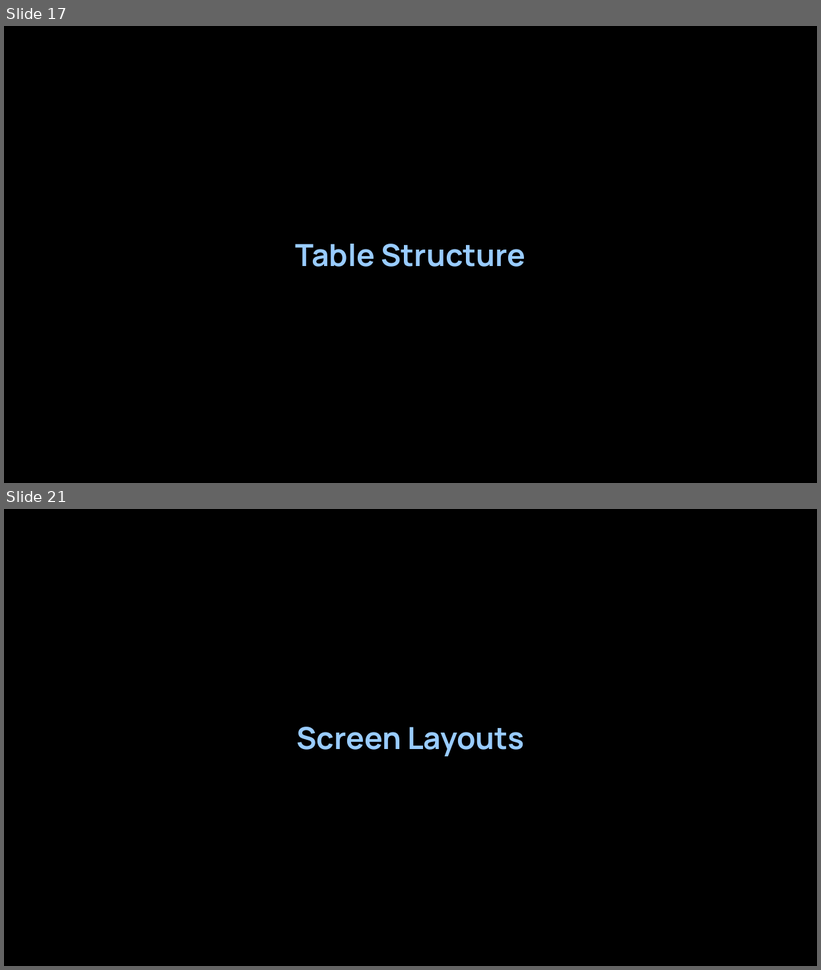
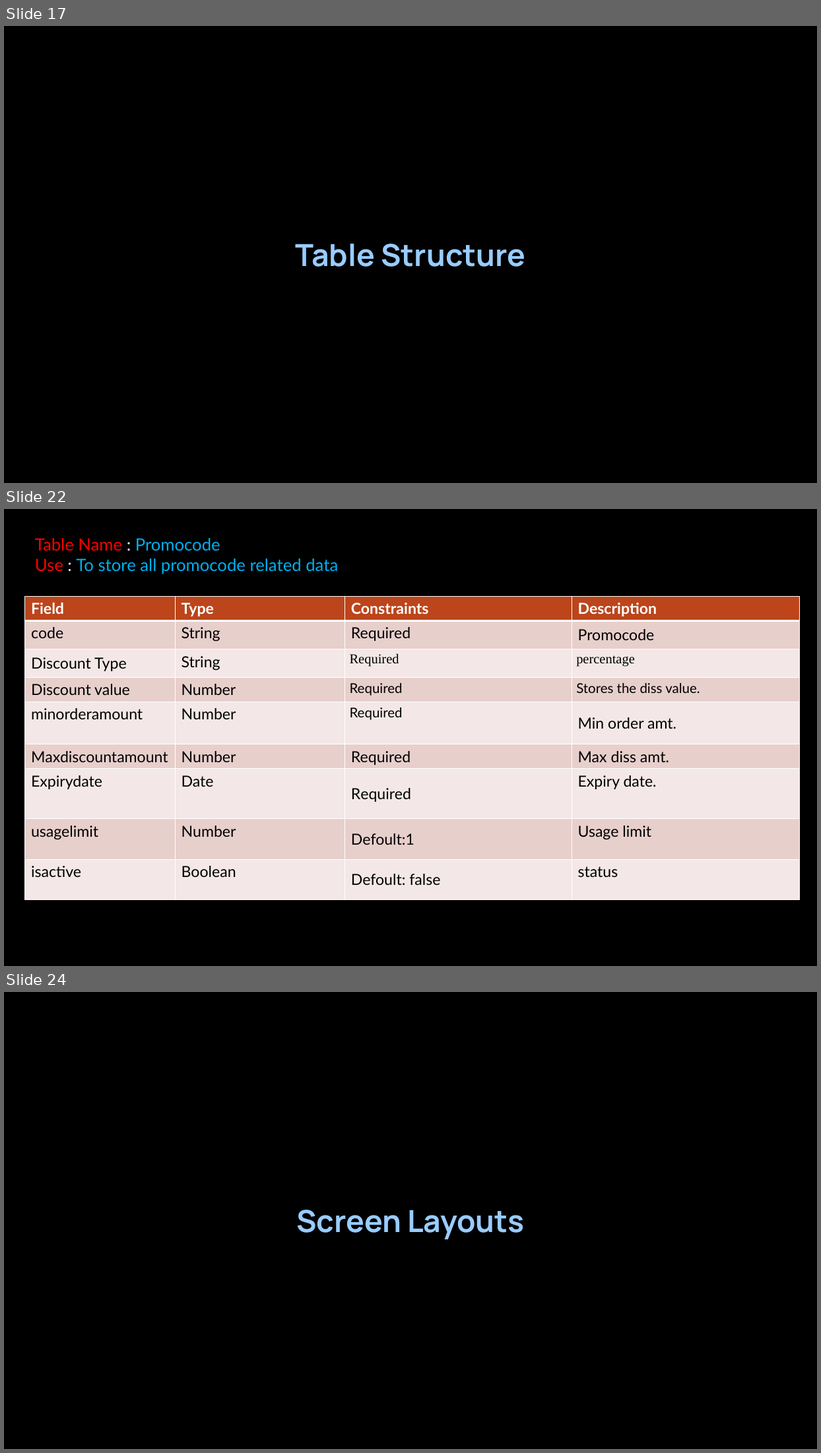
Before and after one commit to Abhishek200-1/Food-Delivery-Website, a slide deck: Documptation & PPT/NomNomGo..pptx. Shown one above the other, each under a label of ours: slides 17 and 21 before the commit, slides 17, 22 and 24 after it; the slides between them are not shown. The pictures are 821x970 and 821x1453 pixels, drawn with LibreOffice and Linux fonts; fonts in the diff are those of the drawing; background and template pictures are left out. Boxes give left, top, right and bottom in pixels: in the first picture for what was removed or moved away, otherwise in the second. Text is boxed around its words. In the diff, an @@ line names an element or a change of style, - is before the commit and + after.

```diff
--- a/Documptation & PPT/NomNomGo..pptx
+++ b/Documptation & PPT/NomNomGo..pptx
@@ slide 22 added at (x1=4, y1=509, x2=817, y2=966), background picture (left out) @@
@@ text added at (x1=35, y1=538, x2=338, y2=574), 20 pt, text #00B0F0 @@
+Table Name : Promocode
+Use : To store all promocode related data
@@ table added at (x1=24, y1=596, x2=799, y2=900), 9 rows, 4 columns @@
+Field | Type | Constraints | Description
+code | String | Required | Promocode
+Discount Type | String | Required | percentage
+Discount value | Number | Required | Stores the diss value.
+minorderamount | Number | Required | Min order amt.
+Maxdiscountamount | Number | Required | Max diss amt.
+Expirydate | Date | Required | Expiry date.
+usagelimit | Number | Defoult:1 | Usage limit
+isactive | Boolean | Defoult: false | status
@@ what was slide 21 is now slide 24 @@
```
Also in this commit, not shown: 7 slides changed, 2 other slides added, 1 slide removed.
